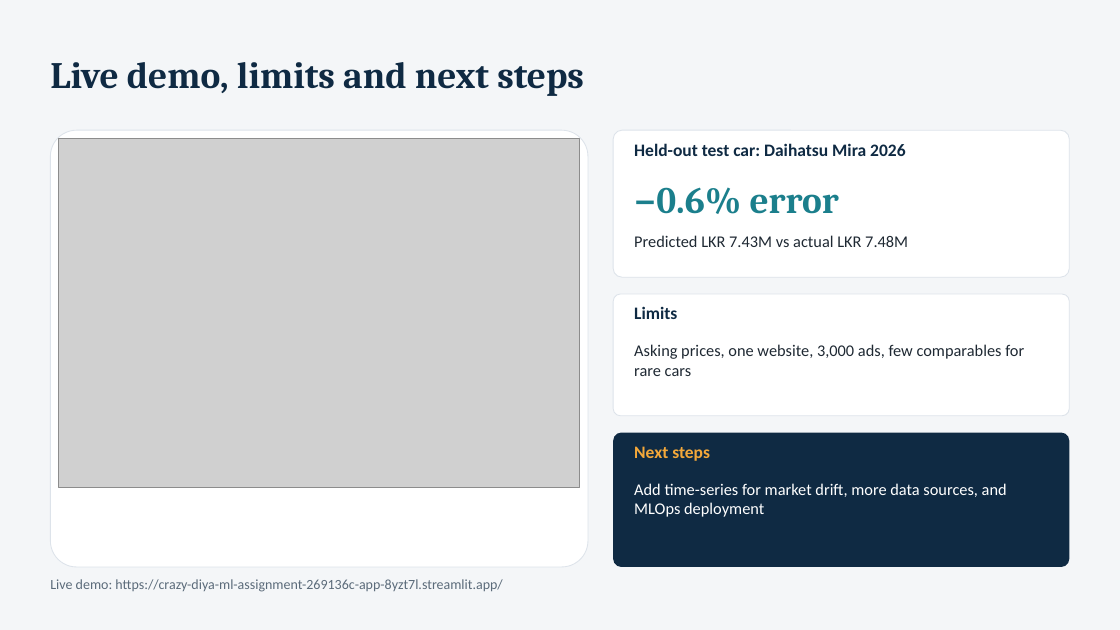
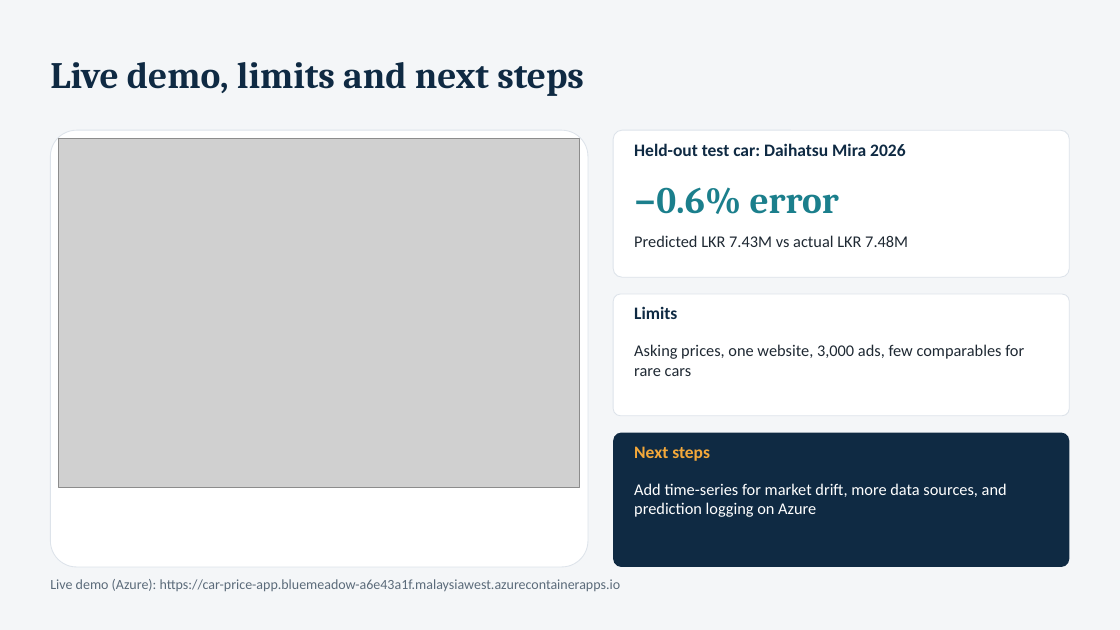
Before and after one commit to crazy-diya/ML_Assignment-269136C, a slide deck: slide 11 of Presentation_Vehicle_Price_Prediction.pptx (slide 10 before the commit). Drawn at 1120x630 pixels with LibreOffice and Linux fonts; fonts in the diff are those of the drawing; grey boxes stand for pictures. Boxes give left, top, right and bottom in pixels: in the first picture for what was removed or moved away, otherwise in the second. Text is boxed around its words. In the diff, an @@ line names an element or a change of style, - is before the commit and + after.

```diff
--- a/Presentation_Vehicle_Price_Prediction.pptx
+++ b/Presentation_Vehicle_Price_Prediction.pptx
@@ text at box(634, 483, 1007, 517): text changed @@
-Add time-series for market drift, more data sources, and MLOps deployment
+Add time-series for market drift, more data sources, and prediction logging on Azure
@@ text at box(50, 579, 621, 591): text changed @@
-Live demo: https://crazy-diya-ml-assignment-269136c-app-8yzt7l.streamlit.app/
+Live demo (Azure): https://car-price-app.bluemeadow-a6e43a1f.malaysiawest.azurecontainerapps.io
```
Also in this commit, not shown: 1 slide added, 4 other files.
